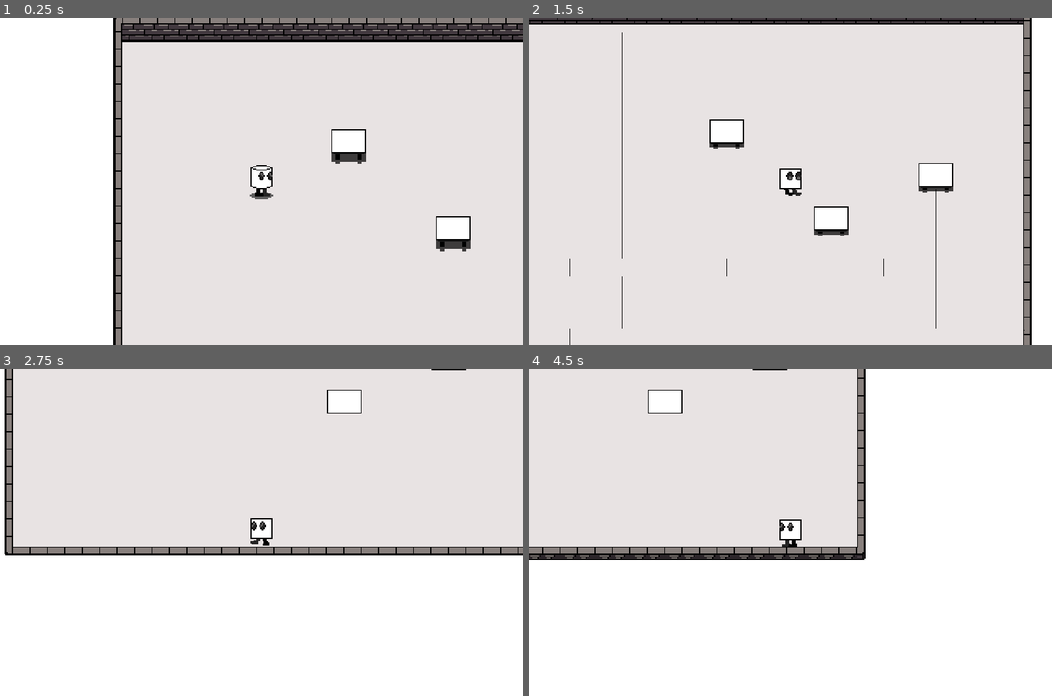
Above: before the commit, frames 1-4 (two rows, left to right).
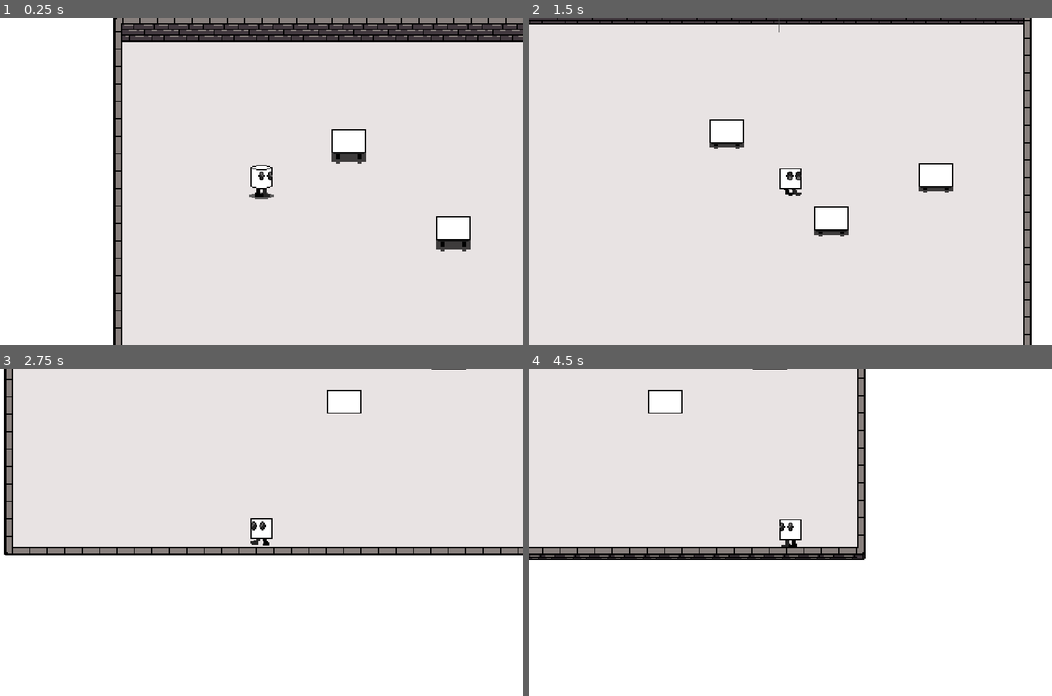
Above: after the commit, the same moments.

Repository: nickykendy/GameOff2019
Game: Godot game, scene res://World.tscn
The game is run twice, just before and just after one commit, with the same random seed, the same clock (stepped at 60 frames per second) and the same inputs.
Inputs:
- Up to frame 1 (0.25 s): no input
- Up to frame 2 (1.5 s): tap Enter at 0.5 s; hold H (grab) 0.53-1.28 s; hold D (move_right) from 0.53 s (still down); tap Space (jump) at 0.77 s; tap Q (switch) at 1.35 s
- Up to frame 3 (2.75 s): tap Space (jump) at 1.52 s; release D (move_right) at 2.03 s; hold A (move_left) from 2.03 s (still down); hold H (grab) from 2.03 s (still down)
- Up to frame 4 (4.5 s): release A (move_left) at 2.78 s; release H (grab) at 2.78 s; hold D (move_right) 2.78-4.28 s; tap Q (switch) at 2.85, 4.35 s; tap Space (jump) at 3.02, 3.77 s; hold H (grab) 3.53-4.28 s; hold A (move_left) from 4.28 s (still down)

The runs differ from the first frame. In frame 1, 0.3% of the frame differs, in the area x 22-100%, y 0-72%; in frame 2, 0.4%, in the area x 6-96%, y 0-100%; in frame 3, 0.3%; in frame 4, 0.4%.

Commit message:
use pixel snap

Diff:
--- a/Paper_Town/project.godot
+++ b/Paper_Town/project.godot
@@ -105,5 +105,5 @@
 
 [rendering]
 
-quality/2d/gles2_use_nvidia_rect_flicker_workaround=true
+quality/2d/use_pixel_snap=true
 environment/default_environment="res://default_env.tres"
